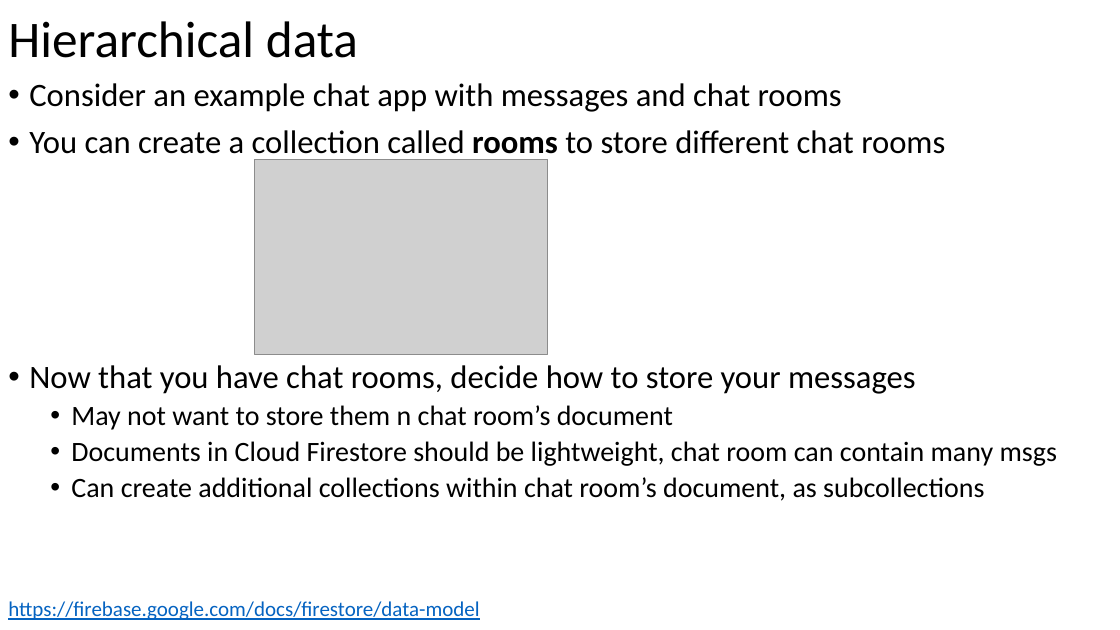
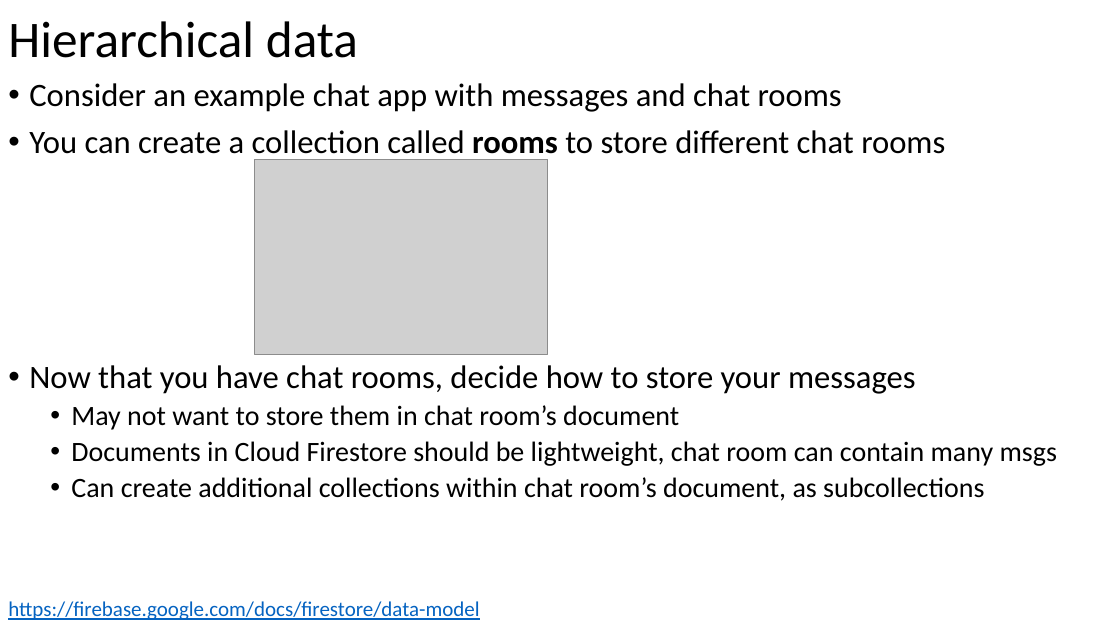
Before and after one commit to russellu/cs230, a slide deck: slide 16 of Lecture_13.pptx (slide 17 before the commit). Drawn at 1120x630 pixels with LibreOffice and Linux fonts; fonts in the diff are those of the drawing; grey boxes stand for pictures. Boxes give left, top, right and bottom in pixels: in the first picture for what was removed or moved away, otherwise in the second. Text is boxed around its words. In the diff, an @@ line names an element or a change of style, - is before the commit and + after.

```diff
--- a/Lecture_13.pptx
+++ b/Lecture_13.pptx
@@ text at (71, 405, 679, 430): text changed @@
-  • May not want to store them n chat room’s document
+  • May not want to store them in chat room’s document
```
Also in this commit, not shown: 1 slide added, 1 slide removed, 5 other files.
